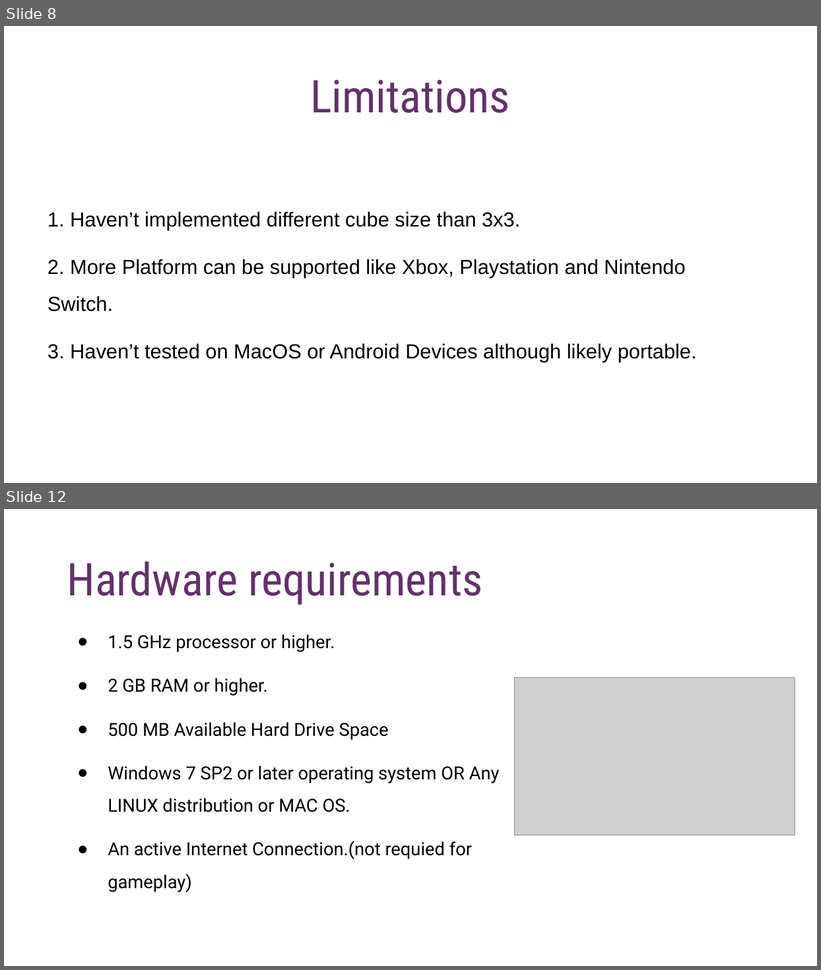
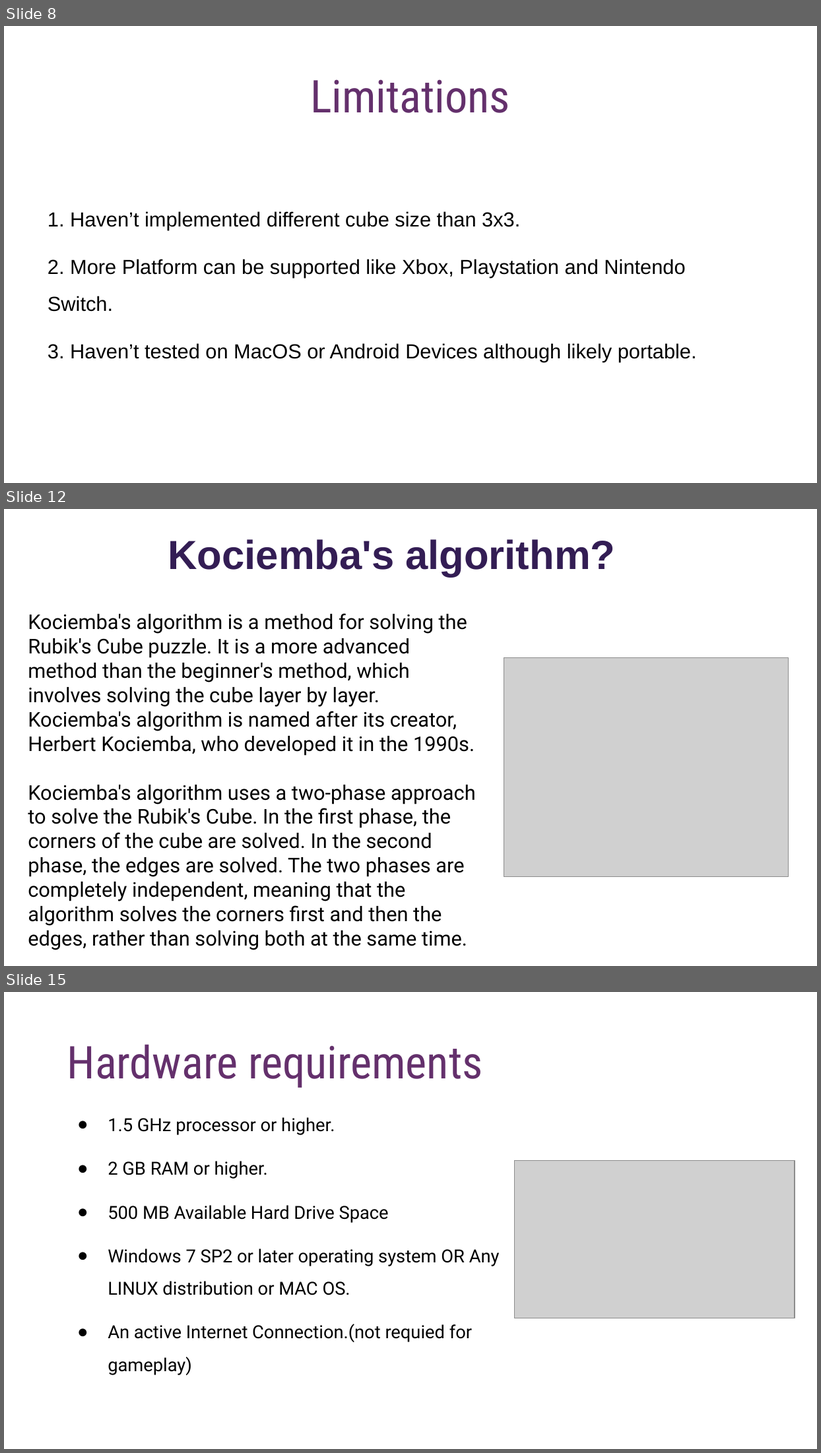
Before and after one commit to Prakash4844/Semester-6-Project-Synopsis, a slide deck: Rubikc PPT.pptx. Shown one above the other, each under a label of ours: slides 8 and 12 before the commit, slides 8, 12 and 15 after it; the slides between them are not shown. The pictures are 821x970 and 821x1453 pixels, drawn with LibreOffice and Linux fonts; fonts in the diff are those of the drawing; grey boxes stand for pictures. Boxes give left, top, right and bottom in pixels: in the first picture for what was removed or moved away, otherwise in the second. Text is boxed around its words. In the diff, an @@ line names an element or a change of style, - is before the commit and + after.

```diff
--- a/Rubikc PPT.pptx
+++ b/Rubikc PPT.pptx
@@ slide 12 added at (4, 509, 817, 966), background #FFFFFF @@
@@ text added at (168, 539, 616, 577), 36 pt, text #331D54, bold @@
+Kociemba's algorithm?
@@ text added at (28, 613, 476, 951), 18 pt, text #000000 @@
+Kociemba's algorithm is a method for solving the Rubik's Cube puzzle. It is a more advanced method than the beginner's method, which involves solving the cube layer by layer. Kociemba's algorithm is named after its creator, Herbert Kociemba, who developed it in the 1990s.
+Kociemba's algorithm uses a two-phase approach to solve the Rubik's Cube. In the first phase, the corners of the cube are solved. In the second phase, the edges are solved. The two phases are completely independent, meaning that the algorithm solves the corners first and then the edges, rather than solving both at the same time.
@@ picture added at (504, 657, 789, 877) @@
@@ what was slide 12 is now slide 15 @@
```
Also in this commit, not shown: 7 slides changed, 2 other slides added.
